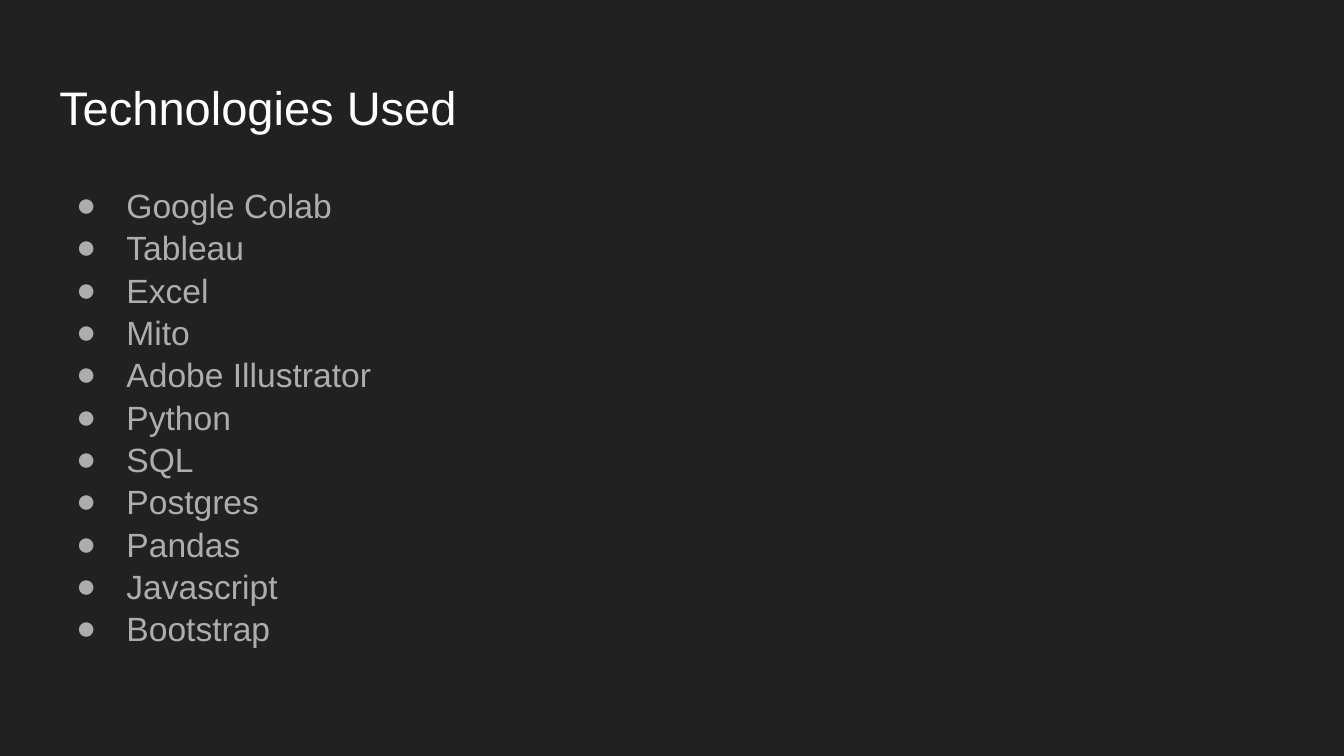
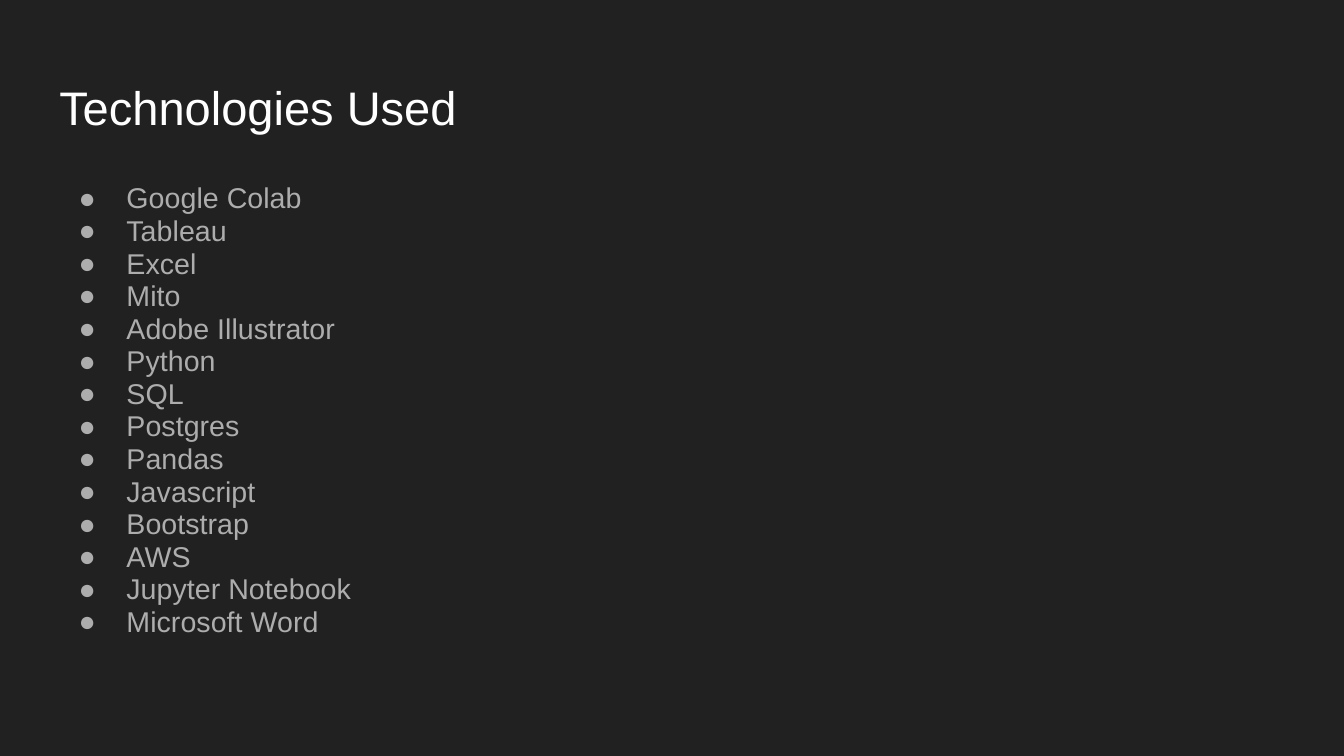
Before and after one commit to rulamia/Horrorscopes, a slide deck: slide 12 of Horrorscopes.pptx. Drawn at 1344x756 pixels with LibreOffice and Linux fonts; fonts in the diff are those of the drawing. Boxes give left, top, right and bottom in pixels: in the first picture for what was removed or moved away, otherwise in the second. Text is boxed around its words. In the diff, an @@ line names an element or a change of style, - is before the commit and + after.

```diff
--- a/Horrorscopes.pptx
+++ b/Horrorscopes.pptx
@@ text at box(126, 187, 335, 540): size 18 to 15.3 pt in "Google Colab", "Tableau", "Excel", "Mito" and 7 more places; indent changed; line spacing 1.05 to 0.95 @@
@@ text at box(126, 547, 351, 632): paragraphs added @@
+● AWS
+● Jupyter Notebook
+● Microsoft Word
```
